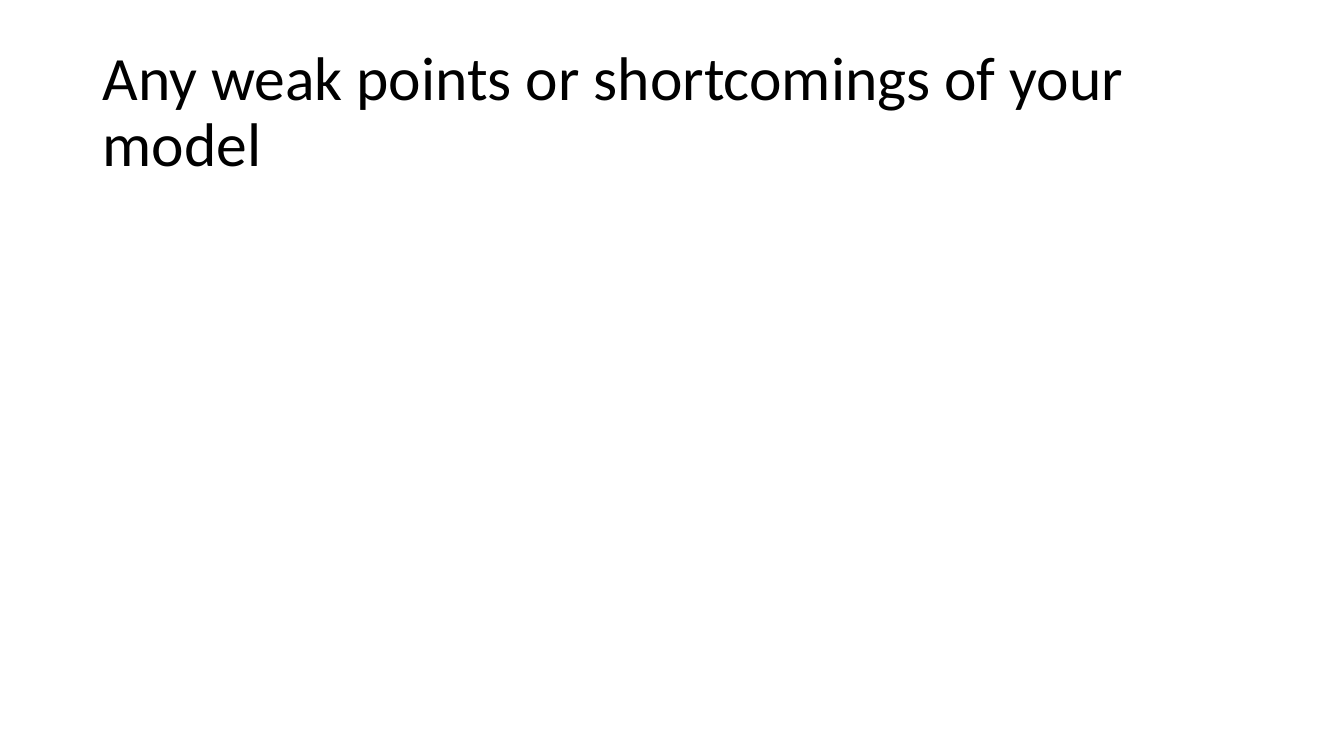
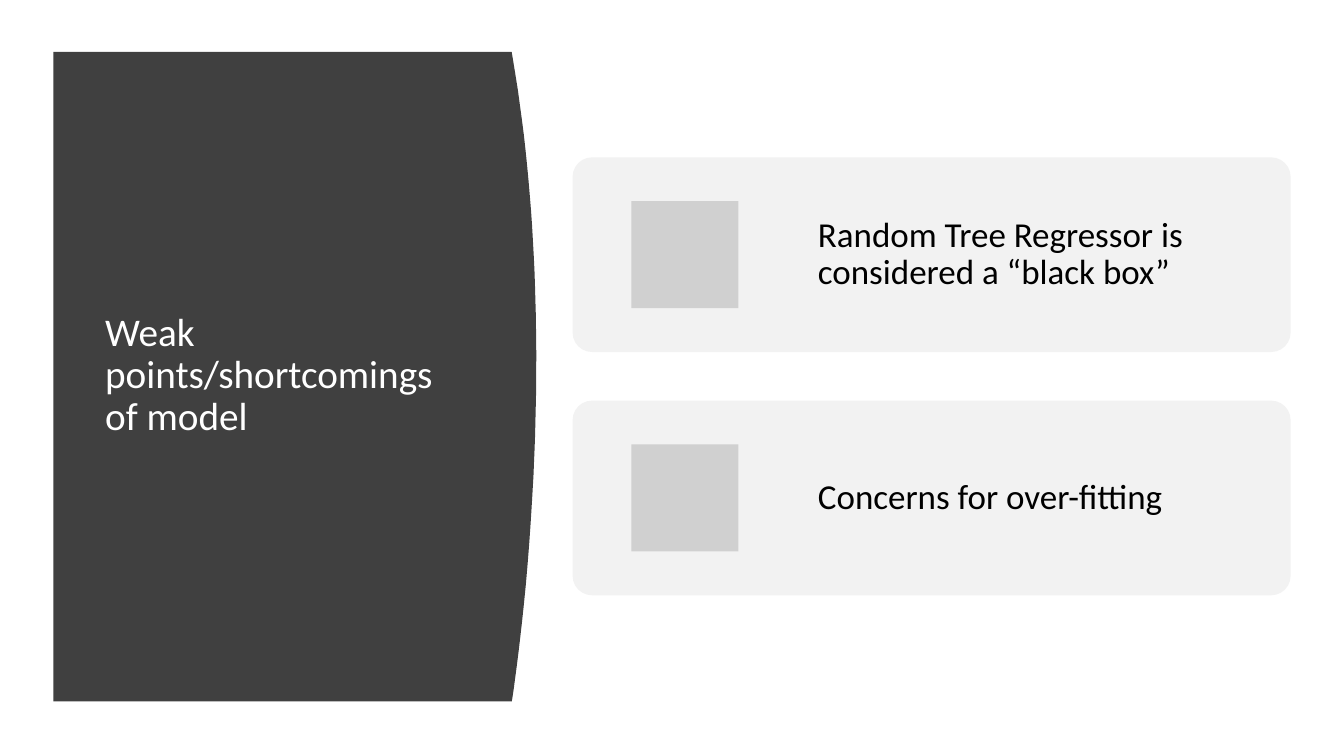
Before and after one commit to kathieking/Thinkful, a slide deck: slide 25 of Capstone 3.pptx. Drawn at 1344x756 pixels with LibreOffice and Linux fonts; fonts in the diff are those of the drawing; grey boxes stand for pictures. Boxes give left, top, right and bottom in pixels: in the first picture for what was removed or moved away, otherwise in the second. Text is boxed around its words. In the diff, an @@ line names an element or a change of style, - is before the commit and + after.

```diff
--- a/Capstone 3.pptx
+++ b/Capstone 3.pptx
@@ freeform shape added at (53, 52, 536, 702), fill #404040 @@
@@ title at (105, 318, 432, 431): text changed; size 44 to 28 pt; text colour #000000 to #FFFFFF @@
-Any weak points or shortcomings of your model
+Weak points/shortcomings of model
@@ group added at (573, 157, 1291, 595): 2 rounded rectangles, 2 pictures, 2 texts @@
+Random Tree Regressor is considered a “black box”
+Concerns for over-fitting
```
Also in this commit, not shown: 8 other slides changed, 2 slides added, 1 slide removed.
